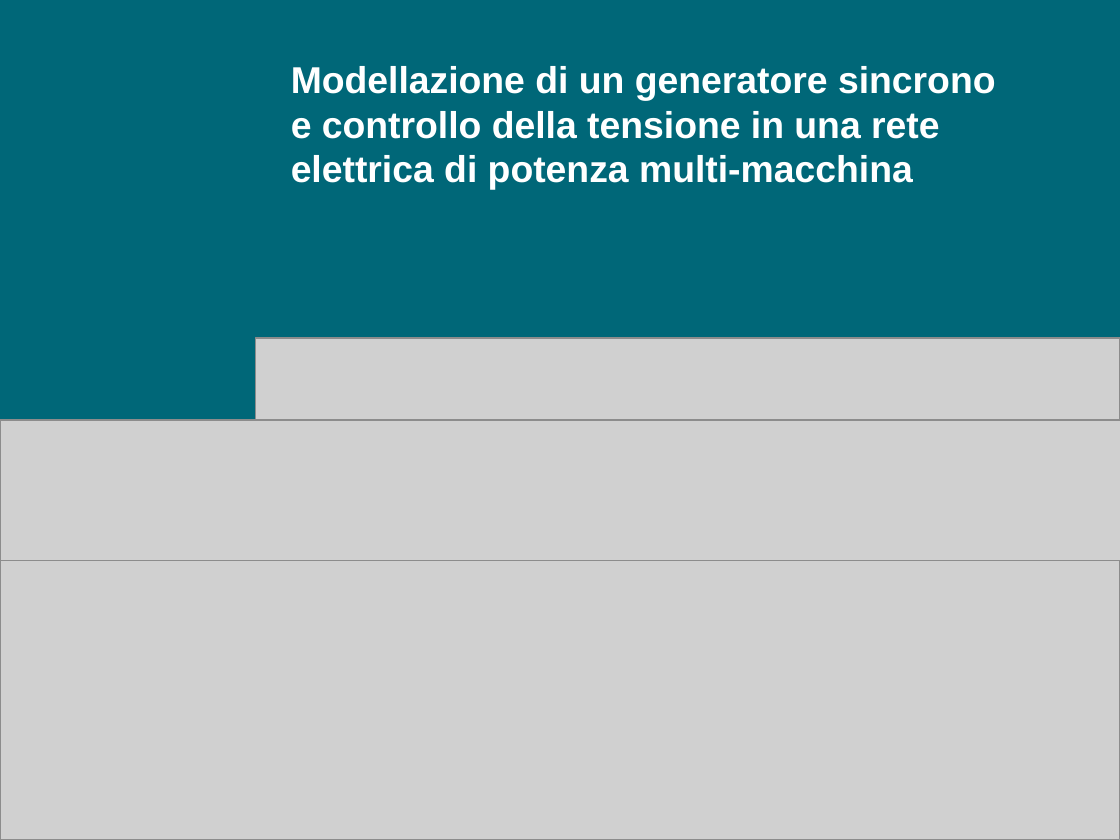
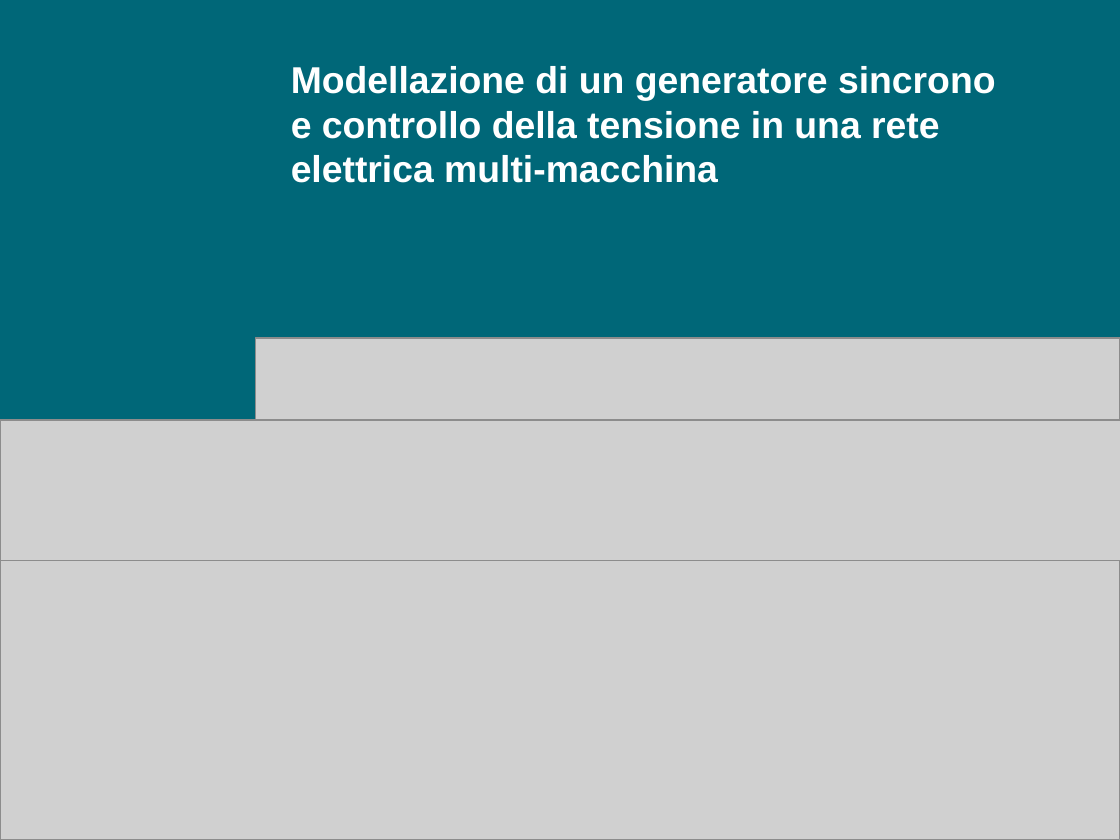
Before and after one commit to LeonardoSalustri/Tesi, a slide deck: slide 1 of Formule_presentazione/Presentazione_versione3.odp. Drawn at 1120x840 pixels with LibreOffice and Linux fonts; fonts in the diff are those of the drawing; grey boxes stand for pictures. Boxes give left, top, right and bottom in pixels: in the first picture for what was removed or moved away, otherwise in the second. Text is boxed around its words. In the diff, an @@ line names an element or a change of style, - is before the commit and + after.

```diff
--- a/Formule_presentazione/Presentazione_versione3.odp
+++ b/Formule_presentazione/Presentazione_versione3.odp
@@ title at [291,66,996,183]: text changed @@
-Modellazione di un generatore sincrono e controllo della tensione in una rete elettrica di potenza multi-macchina
+Modellazione di un generatore sincrono e controllo della tensione in una rete elettrica multi-macchina
```
Also in this commit, not shown: 1 other slide changed, 22 other files.
